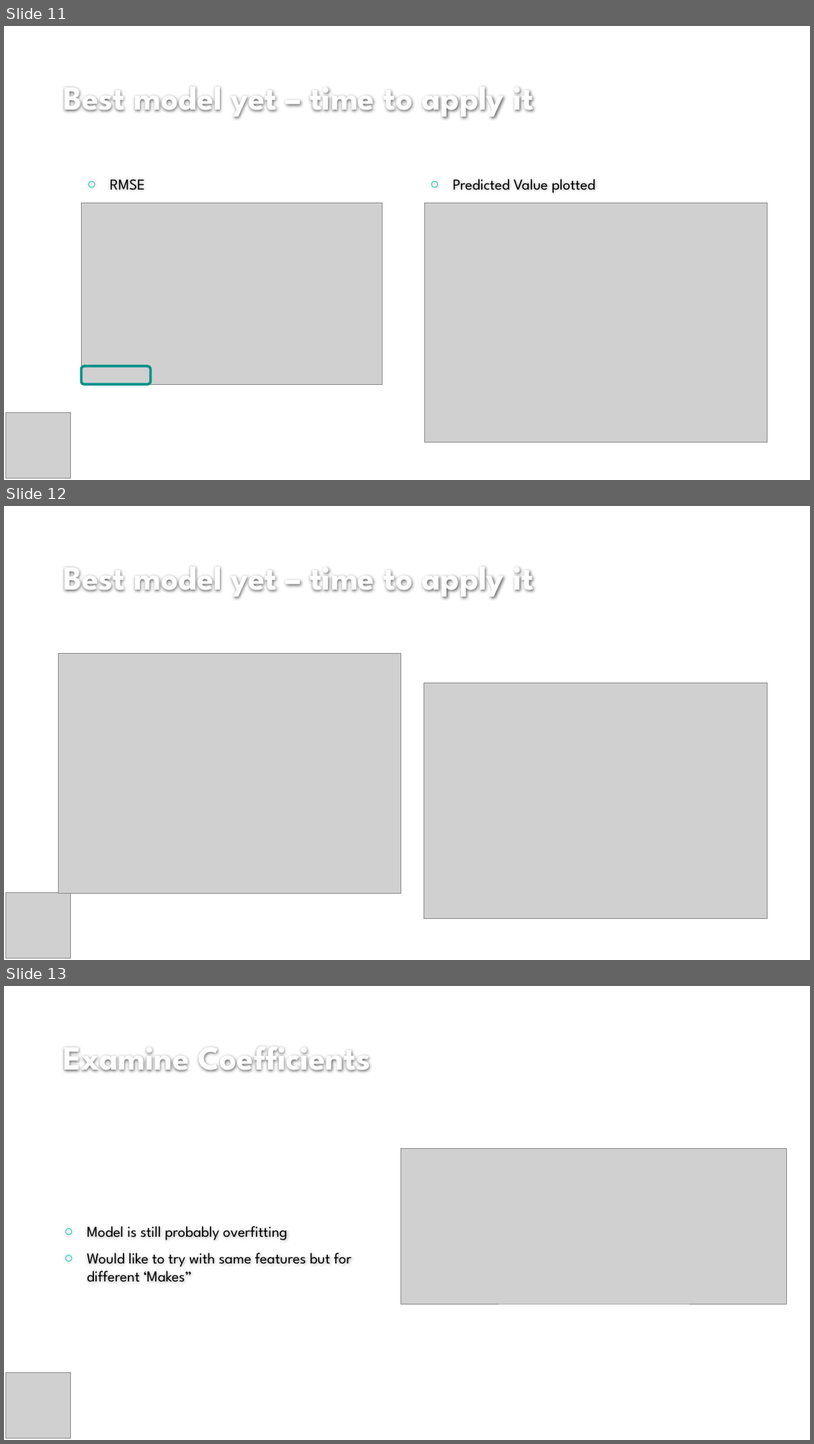
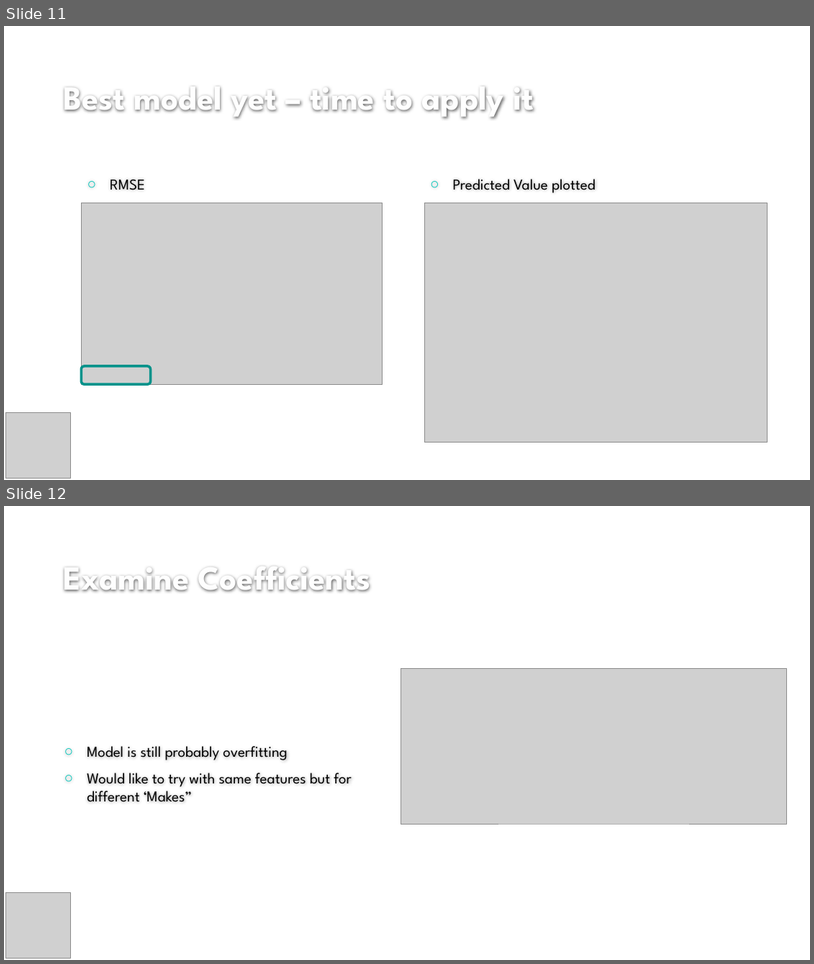
Before and after one commit to gojandrooo/GA-Data-Science-Final-Project, a slide deck: Automobile Fuel Economy.pptx. Shown one above the other, each under a label of ours: slides 11, 12 and 13 before the commit, slides 11 and 12 after it. The pictures are 814x1444 and 814x964 pixels, drawn with LibreOffice and Linux fonts; fonts in the diff are those of the drawing; grey boxes stand for pictures; background and template pictures are left out. Boxes give left, top, right and bottom in pixels: in the first picture for what was removed or moved away, otherwise in the second. Text is boxed around its words. In the diff, an @@ line names an element or a change of style, - is before the commit and + after.

Commit message:
final

```diff
--- a/Automobile Fuel Economy.pptx
+++ b/Automobile Fuel Economy.pptx
@@ slide 12 removed at <box>4,506,810,960</box>, background #FFFFFF @@
@@ title removed at <box>64,567,534,599</box> @@
-Best model yet – time to apply it
@@ picture removed at <box>59,654,401,893</box> @@
@@ text removed at <box>110,652,145,674</box> @@
-○ RMSE
@@ picture removed at <box>424,682,767,919</box> @@
@@ picture removed at <box>6,893,70,958</box> @@
@@ what was slide 13 is now slide 12 @@
```
